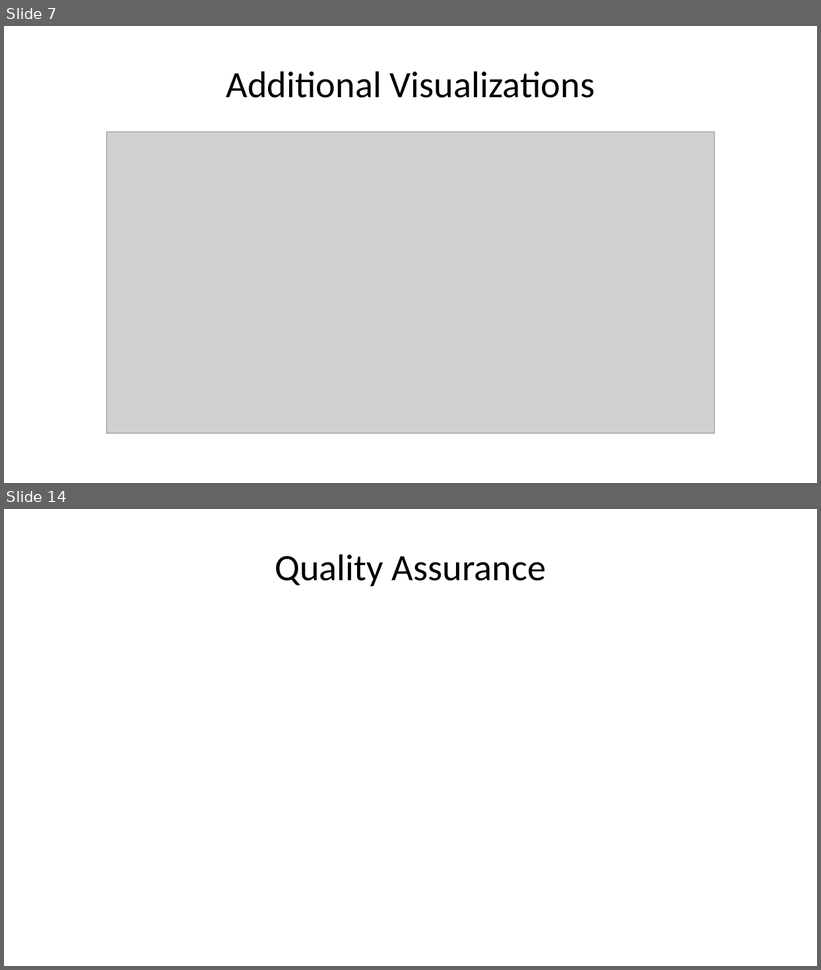
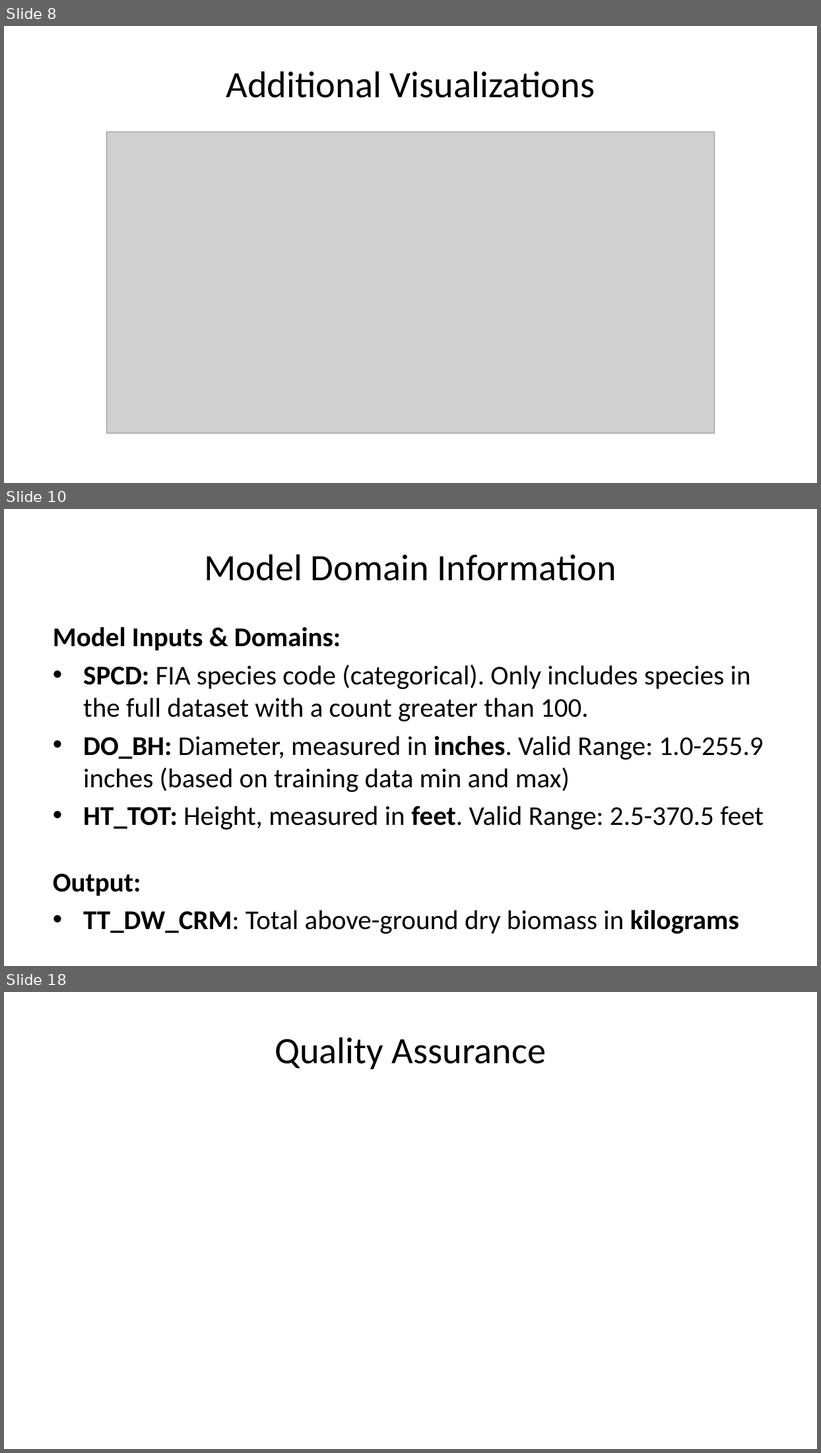
Before and after one commit to deancallahan25/Redwood-Analytics-Portfolio, a slide deck: Project-3/individual-models/data/presentation.pptx. Shown one above the other, each under a label of ours: slides 7 and 14 before the commit, slides 8, 10 and 18 after it; the slides between them are not shown. The pictures are 821x970 and 821x1453 pixels, drawn with LibreOffice and Linux fonts; fonts in the diff are those of the drawing; grey boxes stand for pictures. Boxes give left, top, right and bottom in pixels: in the first picture for what was removed or moved away, otherwise in the second. Text is boxed around its words. In the diff, an @@ line names an element or a change of style, - is before the commit and + after.

```diff
--- a/Project-3/individual-models/data/presentation.pptx
+++ b/Project-3/individual-models/data/presentation.pptx
@@ slide 10 added at (4, 509, 817, 966), background #FFFFFF @@
@@ title added at (204, 554, 616, 581), 33 pt, text #000000 @@
+Model Domain Information
@@ text added at (53, 627, 764, 934), 24 pt, text #000000 @@
+Model Inputs & Domains:
+• SPCD: FIA species code (categorical). Only includes species in the full dataset with a count greater than 100.
+• DO_BH: Diameter, measured in inches. Valid Range: 1.0-255.9 inches (based on training data min and max)
+• HT_TOT: Height, measured in feet. Valid Range: 2.5-370.5 feet
+Output:
+• TT_DW_CRM: Total above-ground dry biomass in kilograms
@@ what was slide 7 is now slide 8 @@
@@ what was slide 14 is now slide 18 @@
```
Also in this commit, not shown: 5 slides changed, 7 other slides added, 4 slides removed, 1 other file.
